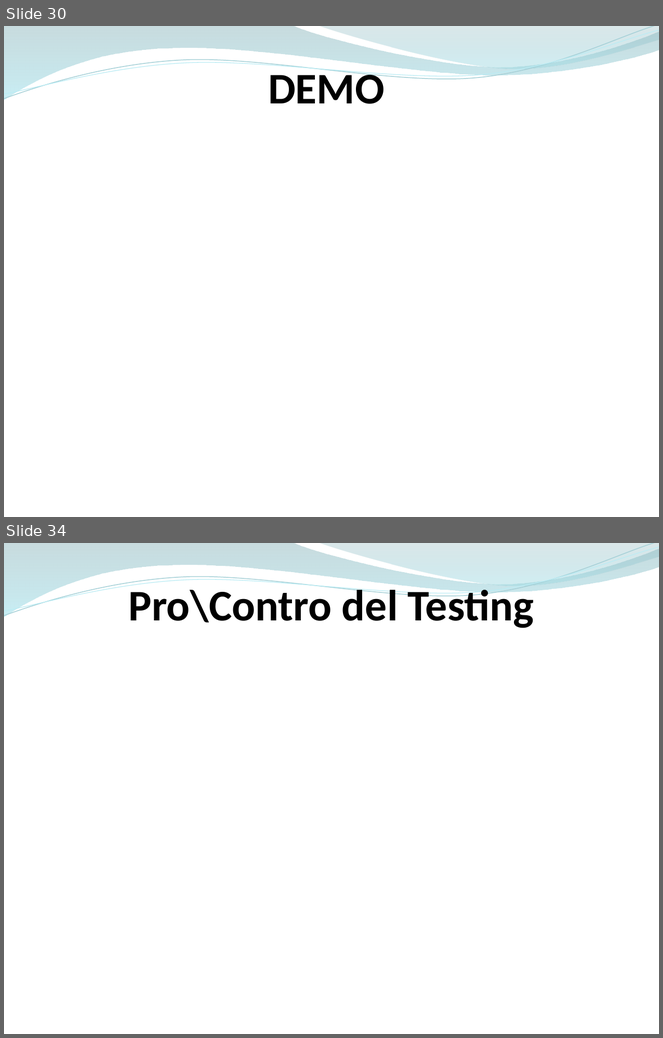
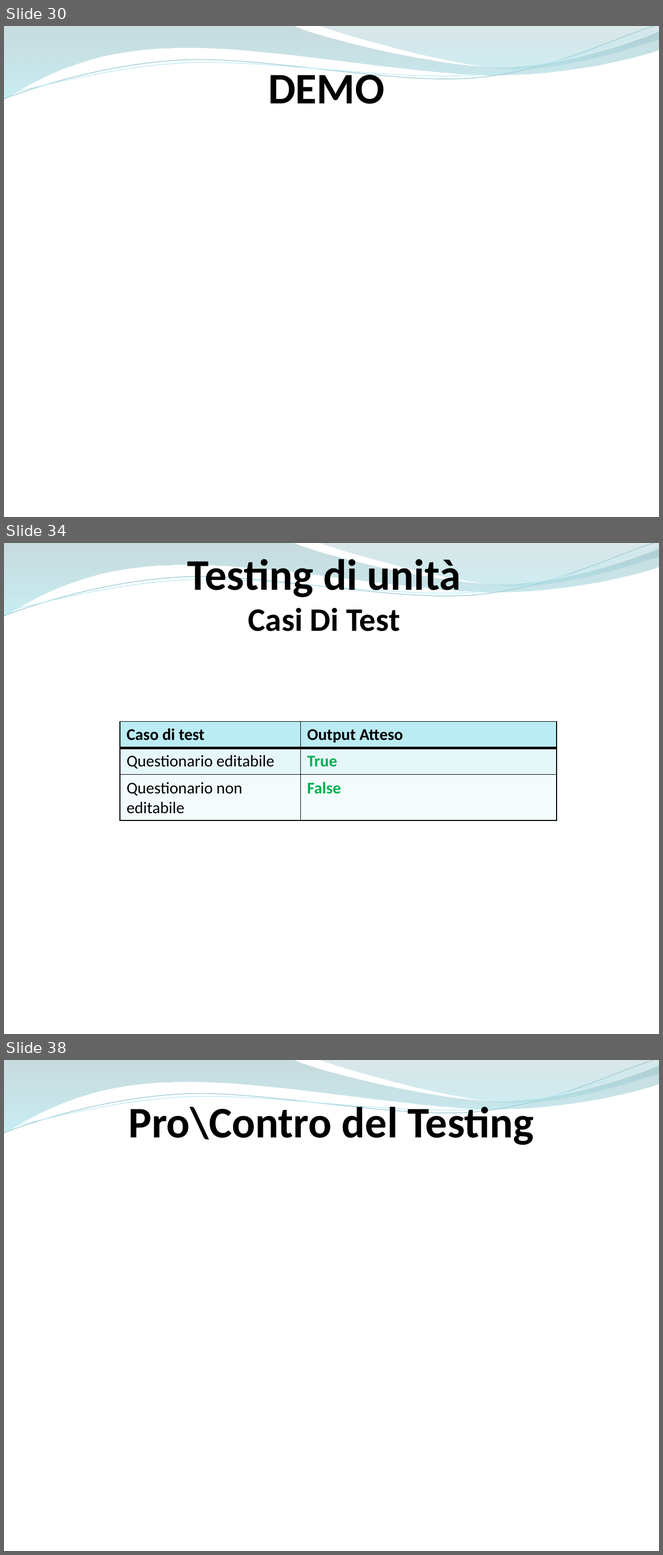
Before and after one commit to ammirate/at-silo, a slide deck: Presentazione/Atsilo3/Atsilo_H_PresentazioneFinale.pptx. Shown one above the other, each under a label of ours: slides 30 and 34 before the commit, slides 30, 34 and 38 after it; the slides between them are not shown. The pictures are 663x1038 and 663x1555 pixels, drawn with LibreOffice and Linux fonts; fonts in the diff are those of the drawing. Boxes give left, top, right and bottom in pixels: in the first picture for what was removed or moved away, otherwise in the second. Text is boxed around its words. In the diff, an @@ line names an element or a change of style, - is before the commit and + after.

```diff
--- a/Presentazione/Atsilo3/Atsilo_H_PresentazioneFinale.pptx
+++ b/Presentazione/Atsilo3/Atsilo_H_PresentazioneFinale.pptx
@@ slide 34 added at (x1=4, y1=543, x2=659, y2=1034), background #FFFFFF; not listed: 4 template elements that a slide beside it also shows @@
@@ text added at (x1=187, y1=553, x2=461, y2=631), 48 pt, text #000000, bold @@
+Testing di unità
+Casi Di Test
@@ table added at (x1=120, y1=722, x2=557, y2=821), 3 rows, 2 columns @@
+Caso di test | Output Atteso
+Questionario editabile | True
+Questionario non editabile | False
@@ what was slide 34 is now slide 38 @@
```
Also in this commit, not shown: 9 slides changed, 4 other slides added, 1 slide removed.
